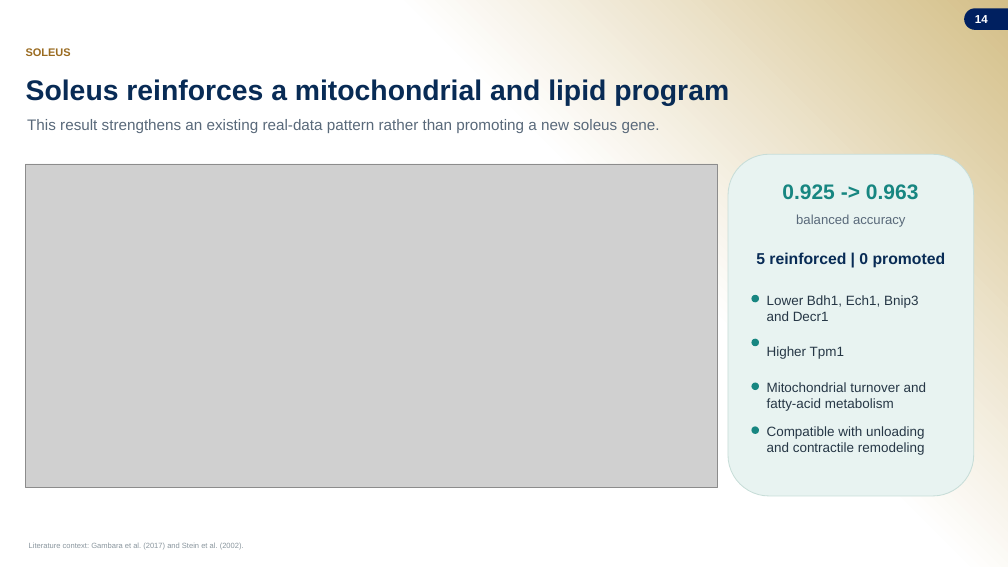
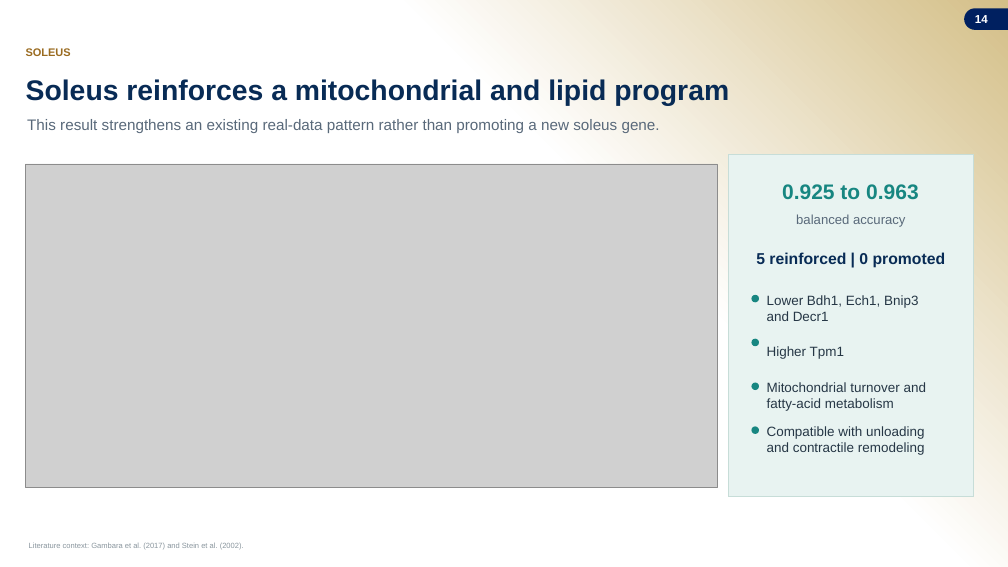
Before and after one commit to jasont314/nasa-mouse, a slide deck: slide 14 of presentation/SLSTP_2026_Generative_Transcriptomics.pptx. Drawn at 1008x567 pixels with LibreOffice and Linux fonts; fonts in the diff are those of the drawing; grey boxes stand for pictures; background and template pictures are left out. Boxes give left, top, right and bottom in pixels: in the first picture for what was removed or moved away, otherwise in the second. Text is boxed around its words. In the diff, an @@ line names an element or a change of style, - is before the commit and + after.

```diff
--- a/presentation/SLSTP_2026_Generative_Transcriptomics.pptx
+++ b/presentation/SLSTP_2026_Generative_Transcriptomics.pptx
@@ rectangle at box(728, 154, 974, 496): rounded rectangle to rectangle @@
@@ text at box(782, 184, 919, 200): text changed @@
-0.925 -> 0.963
+0.925 to 0.963
```
Also in this commit, not shown: 14 other slides changed, 5 other files.
